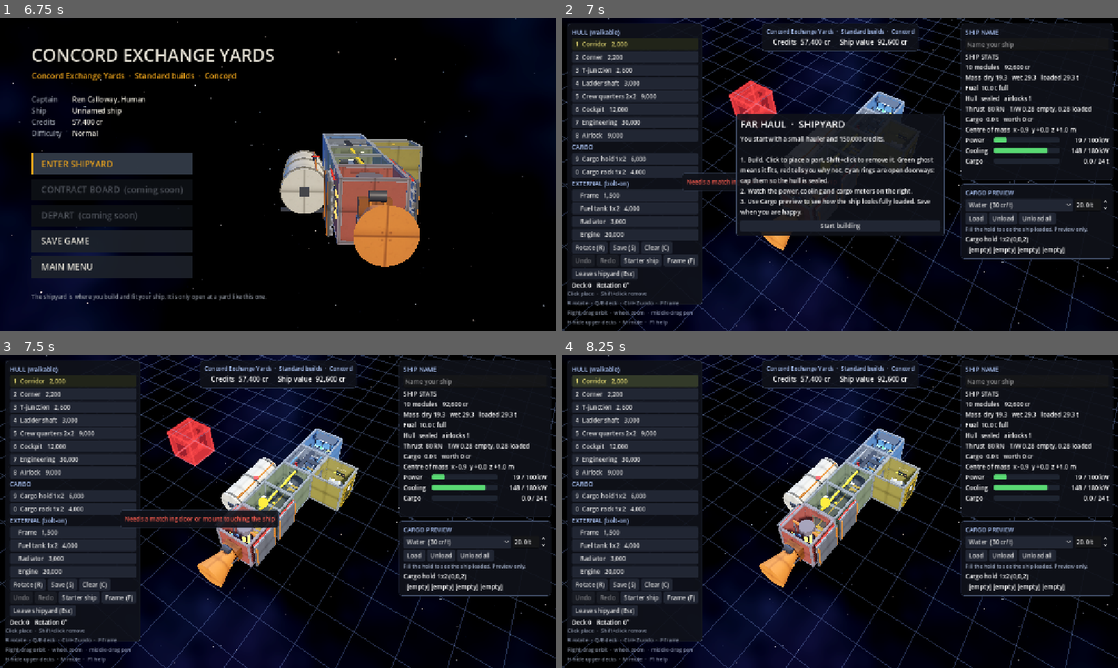
Above: before the commit, frames 1-4 (two rows, left to right).
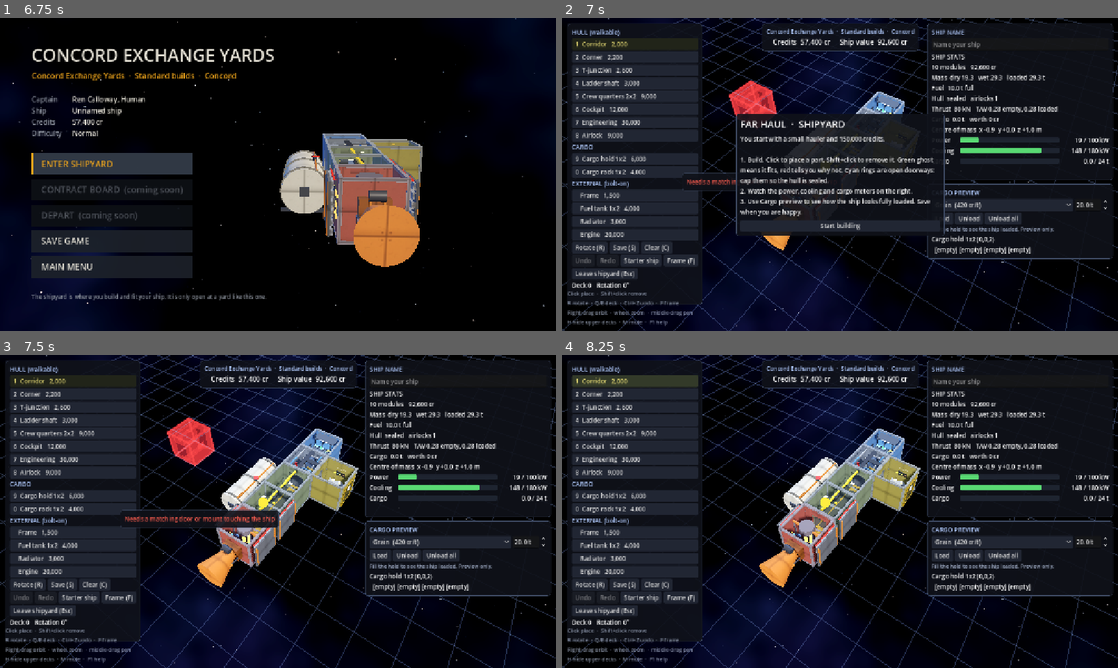
Above: after the commit, the same moments.

Repository: benjaminarthurt/FarHaul
Game: Godot game, scene res://scenes/boot.tscn
The game is run twice, just before and just after one commit, with the same random seed, the same clock (stepped at 60 frames per second) and the same inputs.
Inputs (mouse positions are in pixels of both pictures, inside the frame that each line leads up to):
- Up to frame 1 (6.75 s): tap Enter at 0.5 s; move the mouse to (400, 158) at 0.52 s; hold Right 0.53-1.25 s; hold Ctrl 0.53-1.25 s; click (400, 158) at 0.67 s; tap Space at 0.77 s; click "NEW GAME" at 1.25 s; click "NEW GAME" at 2 s; click "Easy" at 2.75 s; click "Easy" at 3.5 s; click "Normal" at 4.25 s; click "Normal" at 5 s; click "BEGIN" at 5.75 s; click "ENTER SHIPYARD" at 6.5 s
- Up to frame 2 (7 s): no input
- Up to frame 3 (7.5 s): click "Start building" at 7.25 s
- Up to frame 4 (8.25 s): click "1 Corridor 2,000" at 8 s

Frame 1 is identical in both runs. In frame 2, 4.5% of the frame differs, in the area x 65-96%, y 1-78%; in frame 3, 5.1%; in frame 4, 5.1%.

Commit message:
Load cargo catalogue from canonical commodity data

Diff:
--- a/scripts/commodity_library.gd
+++ b/scripts/commodity_library.gd
@@ -1,23 +1,43 @@
 class_name CommodityLibrary
 extends RefCounted
-## What can be hauled. Placeholder goods and prices for now; real trading will set prices per location.
-## Units: tonnes and credits per tonne.
+## Canonical freight catalogue loaded from data/world/commodities.json.
+## CargoManifest still measures ship capacity in tonnes; JSON mass/unit and SCU fields are retained
+## for the market/contract layer and future physical container loading.
 
-var defs: Dictionary = {}  # StringName -> {name: String, price: float, color: Color}
+const PATH := "res://data/world/commodities.json"
+
+var defs: Dictionary = {}  # StringName -> canonical commodity record plus runtime display fields
 var order: Array[StringName] = []
 
 
 func _init() -> void:
-	_add(&"water", "Water", 30.0, Color(0.35, 0.6, 0.9))
-	_add(&"ore", "Iron ore", 90.0, Color(0.6, 0.4, 0.3))
-	_add(&"food", "Food", 150.0, Color(0.5, 0.7, 0.35))
-	_add(&"machinery", "Machinery", 600.0, Color(0.74, 0.58, 0.22))
-	_add(&"electronics", "Electronics", 1500.0, Color(0.65, 0.4, 0.8))
+	if not FileAccess.file_exists(PATH):
+		push_error("Missing commodity data: %s" % PATH)
+		return
+	var parsed = JSON.parse_string(FileAccess.get_file_as_string(PATH))
+	if typeof(parsed) != TYPE_DICTIONARY:
+		push_error("Invalid commodity JSON: %s" % PATH)
+		return
+	for raw in parsed.get("commodities", []):
+		var id := StringName(String(raw.id))
+		var d: Dictionary = raw.duplicate(true)
+		d["price"] = float(raw.get("base_value", 0))
+		d["color"] = _category_color(String(raw.get("category", "")))
+		defs[id] = d
+		order.append(id)
 
 
-func _add(id: StringName, label: String, price: float, col: Color) -> void:
-	defs[id] = {"name": label, "price": price, "color": col}
-	order.append(id)
+func _category_color(category: String) -> Color:
+	match category:
+		"food", "agriculture": return Color(0.5, 0.7, 0.35)
+		"medical", "biological": return Color(0.35, 0.75, 0.7)
+		"raw_material": return Color(0.55, 0.48, 0.42)
+		"chemical": return Color(0.75, 0.65, 0.25)
+		"research", "information": return Color(0.55, 0.55, 0.9)
+		"ship_industrial", "industrial", "infrastructure": return Color(0.72, 0.56, 0.24)
+		"manufactured", "consumer": return Color(0.62, 0.45, 0.78)
+		"environmental": return Color(0.3, 0.62, 0.82)
+		_: return Color(0.7, 0.7, 0.7)
 
 
 func has(id: StringName) -> bool:
@@ -34,3 +54,11 @@
 
 func color(id: StringName) -> Color:
 	return defs[id].color if defs.has(id) else Color(0.7, 0.7, 0.7)
+
+
+func record(id: StringName) -> Dictionary:
+	return defs.get(id, {})
+
+
+func tonnes_per_unit(id: StringName) -> float:
+	return float(defs[id].mass_kg_per_unit) / 1000.0 if defs.has(id) else 0.0
